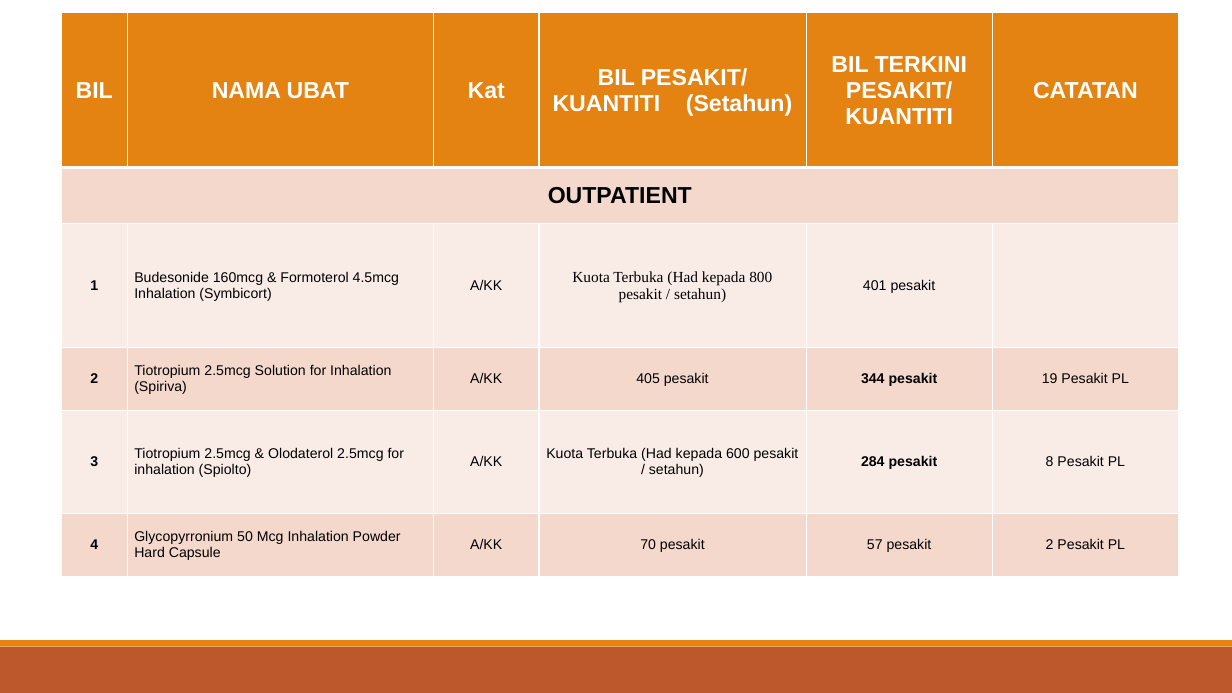
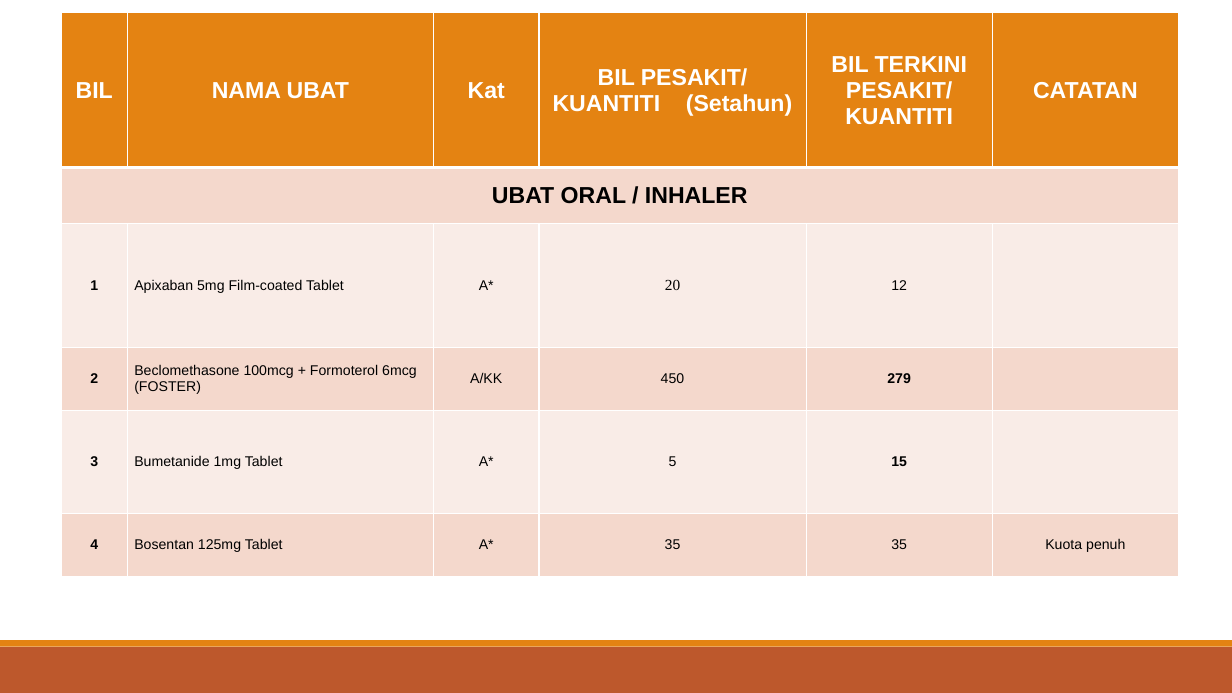
Before and after one commit to JooSzeHao/PUB-Kuota-Discussion, a slide deck: slide 2 of slides/Slide_Pre_JKUT_PULMONOLOGI_Feb_2026_UPDATED.pptx. Drawn at 1232x693 pixels with LibreOffice and Linux fonts; fonts in the diff are those of the drawing. Boxes give left, top, right and bottom in pixels: in the first picture for what was removed or moved away, otherwise in the second. Text is boxed around its words. In the diff, an @@ line names an element or a change of style, - is before the commit and + after.

```diff
--- a/slides/Slide_Pre_JKUT_PULMONOLOGI_Feb_2026_UPDATED.pptx
+++ b/slides/Slide_Pre_JKUT_PULMONOLOGI_Feb_2026_UPDATED.pptx
@@ table at (x1=61, y1=13, x2=1179, y2=577) @@
-row 2, column 1: OUTPATIENT
+row 2, column 1: UBAT ORAL / INHALER
-row 3: 1 | Budesonide 160mcg & Formoterol 4.5mcg Inhalation (Symbicort) | A/KK | Kuota Terbuka (Had kepada 800 pesakit / setahun) | 401 pesakit | 
+row 3: 1 | Apixaban 5mg Film-coated Tablet | A* | 20 | 12 | 
-row 4: 2 | Tiotropium 2.5mcg Solution for Inhalation (Spiriva) | A/KK | 405 pesakit | 344 pesakit | 19 Pesakit PL
+row 4: 2 | Beclomethasone 100mcg + Formoterol 6mcg / (FOSTER) | A/KK | 450 | 279 | 
-row 5: 3 | Tiotropium 2.5mcg & Olodaterol 2.5mcg for inhalation (Spiolto) | A/KK | Kuota Terbuka (Had kepada 600 pesakit / setahun) | 284 pesakit | 8 Pesakit PL
+row 5: 3 | Bumetanide 1mg Tablet | A* | 5 | 15 | 
-row 6: 4 | Glycopyrronium 50 Mcg Inhalation Powder Hard Capsule | A/KK | 70 pesakit | 57 pesakit | 2 Pesakit PL
+row 6: 4 | Bosentan 125mg Tablet | A* | 35 | 35 | Kuota penuh
```
Also in this commit, not shown: 4 other slides changed, 1 slide added, 3 slides removed.
